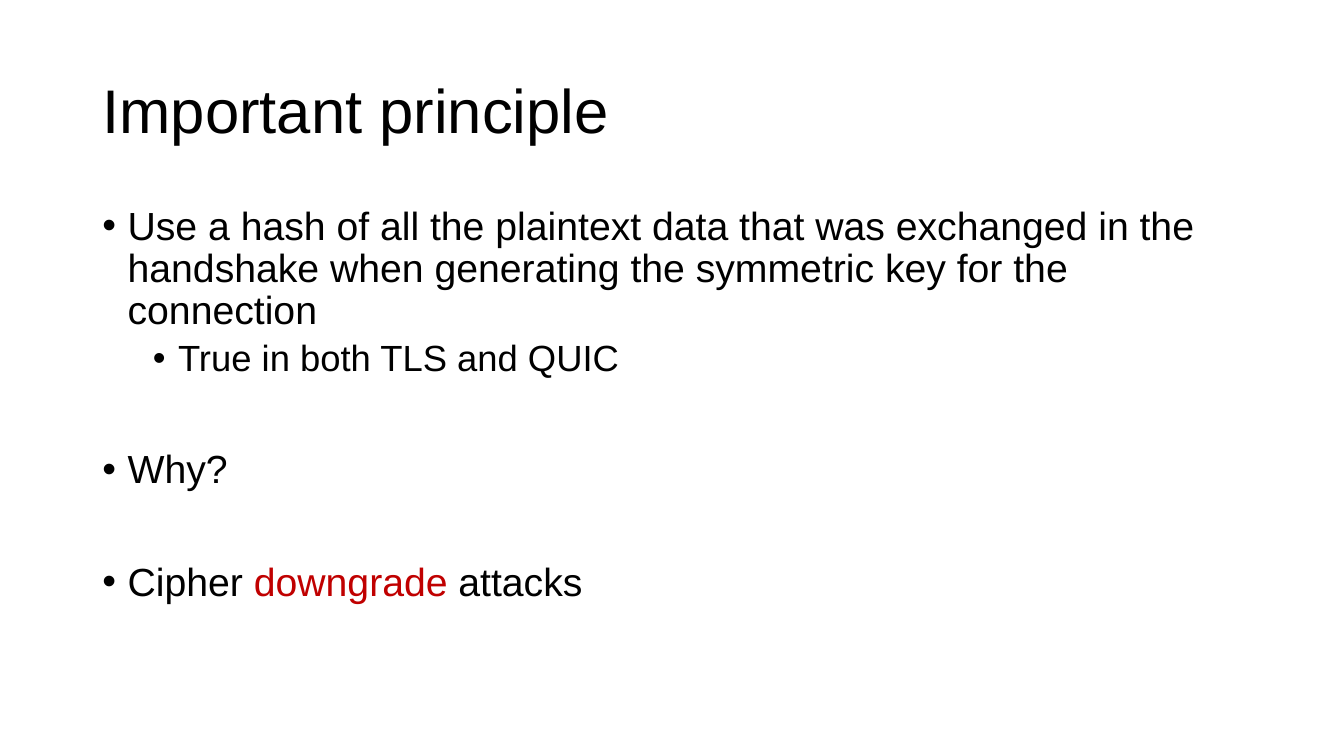
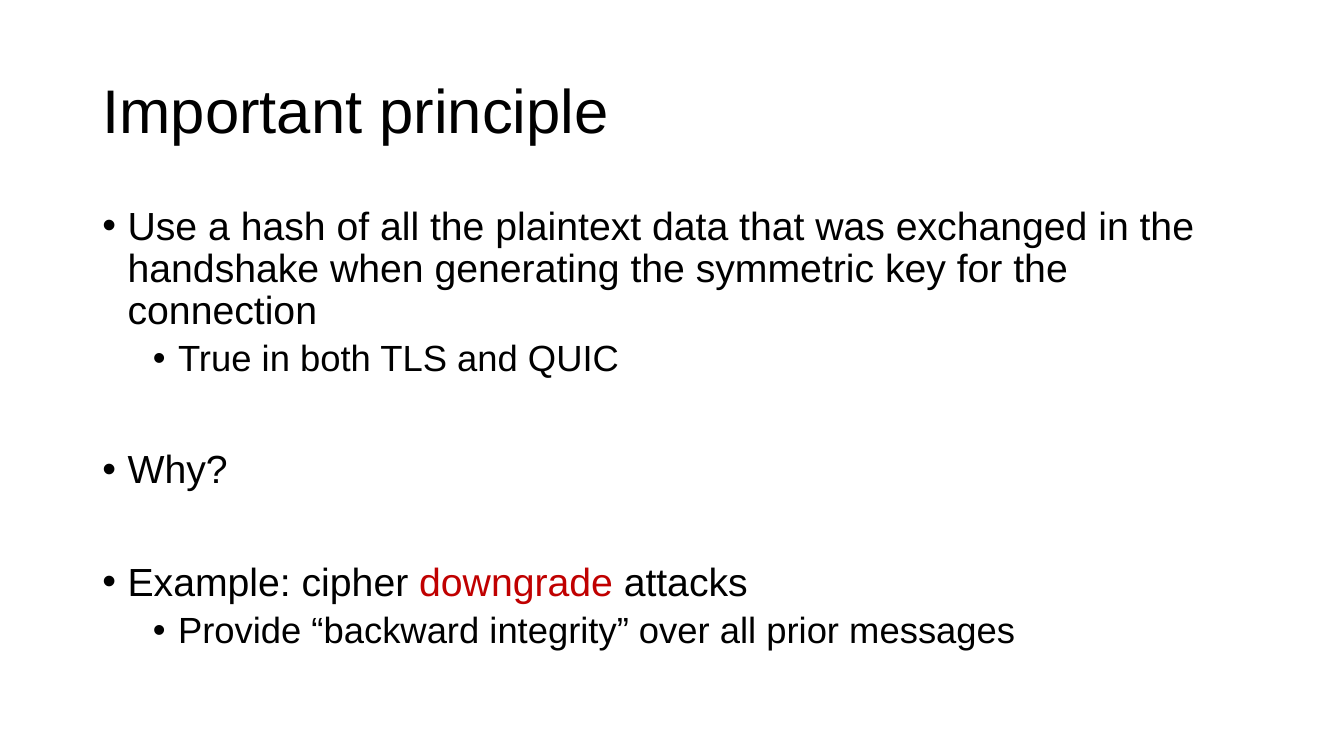
Before and after one commit to ngsrinivas/coursegen, a slide deck: slide 24 of ex/552-F19/lectures/13-transport-security.pptx. Drawn at 1344x756 pixels with LibreOffice and Linux fonts; fonts in the diff are those of the drawing. Boxes give left, top, right and bottom in pixels: in the first picture for what was removed or moved away, otherwise in the second. Text is boxed around its words. In the diff, an @@ line names an element or a change of style, - is before the commit and + after.

Commit message:
Modification to include backward integrity in slides

```diff
--- a/ex/552-F19/lectures/13-transport-security.pptx
+++ b/ex/552-F19/lectures/13-transport-security.pptx
@@ text at (x1=128, y1=567, x2=1015, y2=650): text changed; size 28 to 26 pt @@
-• Cipher downgrade attacks
+• Example: cipher downgrade attacks
+  • Provide “backward integrity” over all prior messages
```
Also in this commit, not shown: 1 other file.
